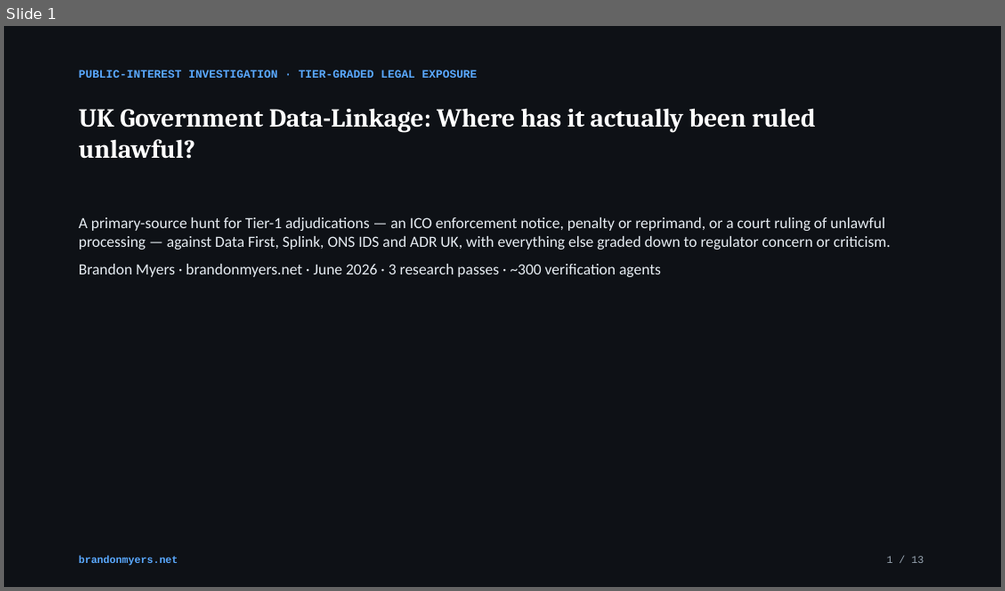
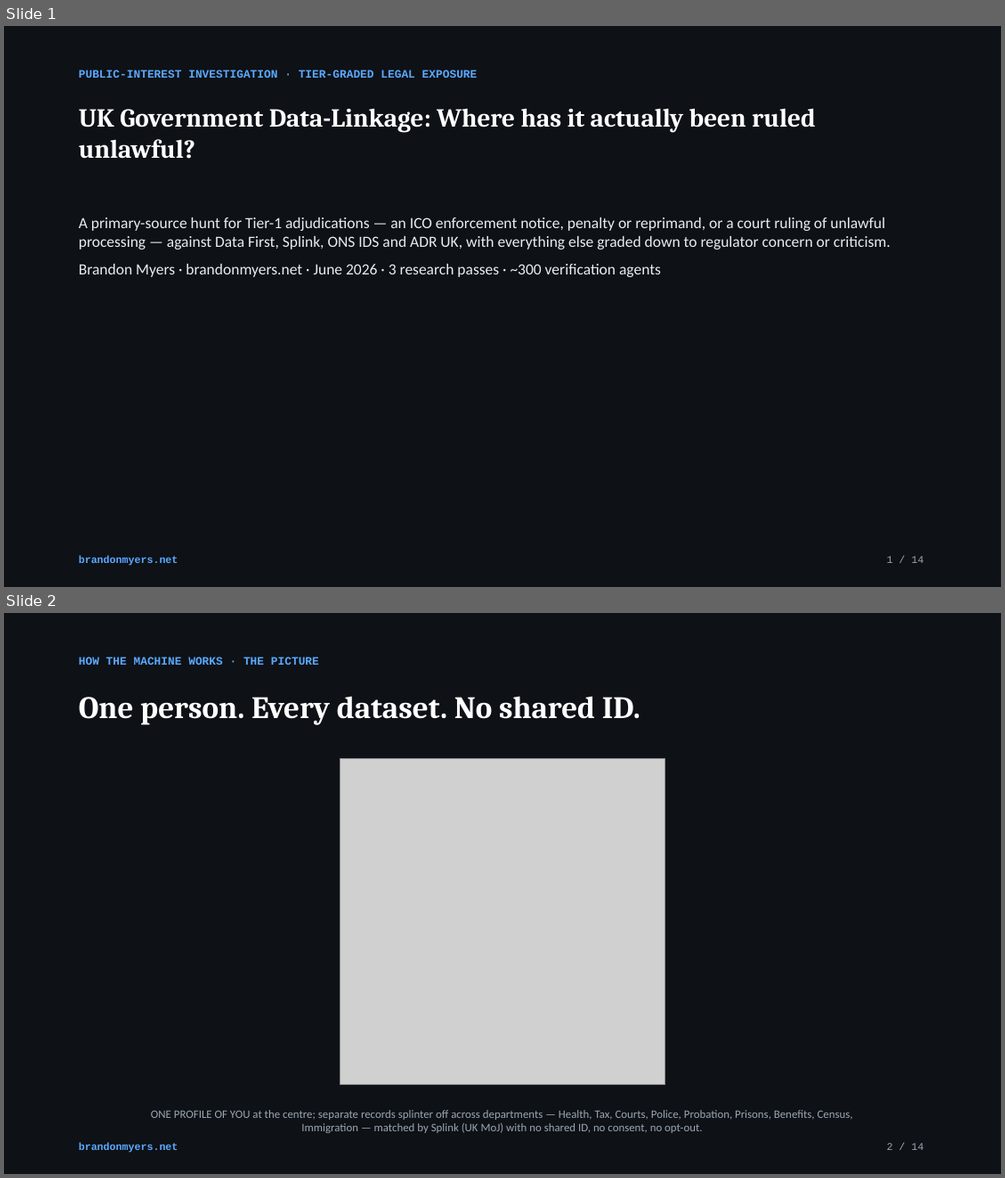
Before and after one commit to btmaffiliate/uk-data-linkage-disclosure, a slide deck: supporting/Legal-Exposure/slides/uk-data-linkage-tier1-exposure.pptx. Shown one above the other, each under a label of ours: slide 1 before the commit, slides 1 and 2 after it. The pictures are 1005x591 and 1005x1178 pixels, drawn with LibreOffice and Linux fonts; fonts in the diff are those of the drawing; grey boxes stand for pictures. Boxes give left, top, right and bottom in pixels: in the first picture for what was removed or moved away, otherwise in the second. Text is boxed around its words. In the diff, an @@ line names an element or a change of style, - is before the commit and + after.

```diff
--- a/supporting/Legal-Exposure/slides/uk-data-linkage-tier1-exposure.pptx
+++ b/supporting/Legal-Exposure/slides/uk-data-linkage-tier1-exposure.pptx
@@ slide 2 added at (4, 613, 1001, 1174), background #0E1116 @@
@@ text added at (79, 657, 319, 665), 11 pt, text #5AA9FF, bold @@
+HOW THE MACHINE WORKS · THE PICTURE
@@ text added at (79, 696, 640, 725), 30 pt, text #FFFFFF, bold @@
+One person. Every dataset. No shared ID.
@@ picture added at (340, 759, 665, 1084) @@
@@ text added at (151, 1110, 853, 1133), 11 pt, text #9AA7B4 @@
+ONE PROFILE OF YOU at the centre; separate records splinter off across departments — Health, Tax, Courts, Police, Probation, Prisons, Benefits, Census, Immigration — matched by Splink (UK MoJ) with no shared ID, no consent, no opt-out.
@@ text added at (79, 1143, 178, 1152), 10 pt, text #5AA9FF, bold @@
+brandonmyers.net
@@ text added at (887, 1143, 923, 1150), 10 pt, text #9AA7B4 @@
+2 / 14
@@ slide 1 changed as well @@
@@ text at (887, 556, 923, 563): text changed @@
-1 / 13
+1 / 14
```
Also in this commit, not shown: 12 other slides changed, 2 other files.
